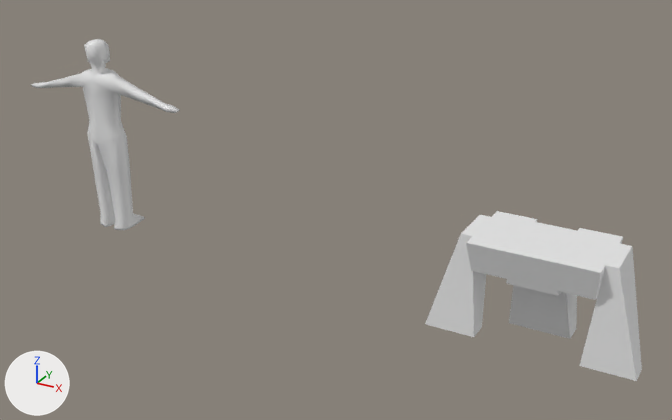
What one commit did to the FBX model Assets/3D_models/Props/desk_brutalist.fbx.
The view is the same before and after, from a camera (50 mm lens) standing at (2.33, -8.83, 5.36) and looking at (-2.55, 0.03, 0.93). Arrows for +X, +Y and +Z are at lower left; the lights stay in place. Materials are left out; every surface is plain grey.
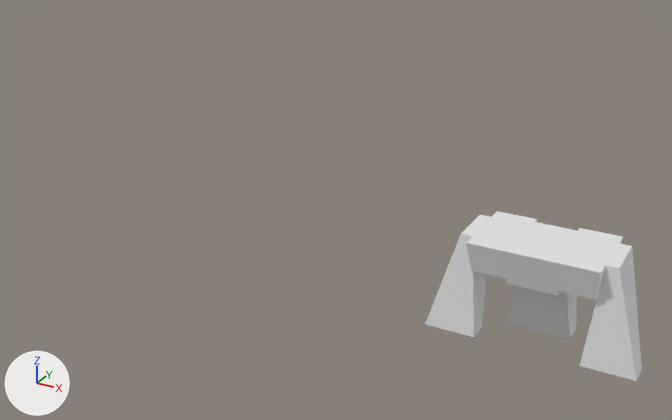
Where the newer file only moved an object's origin or applied its transform, the numbers keep the older frame.

What differs and where, as boxes (x1, y1, x2, y2) in the pictures (672 x 420 px):
'Cylinder', deleted
    before: (31, 39, 180, 230)

The change, as a list of edits to the scene's bpy script:
```text
Remove ob_cylinder:
    ob_cylinder = bpy.data.objects.new('Cylinder', me_cylinder)
    ob_cylinder.location = (-6.0, 0.0, 0.0)
```
